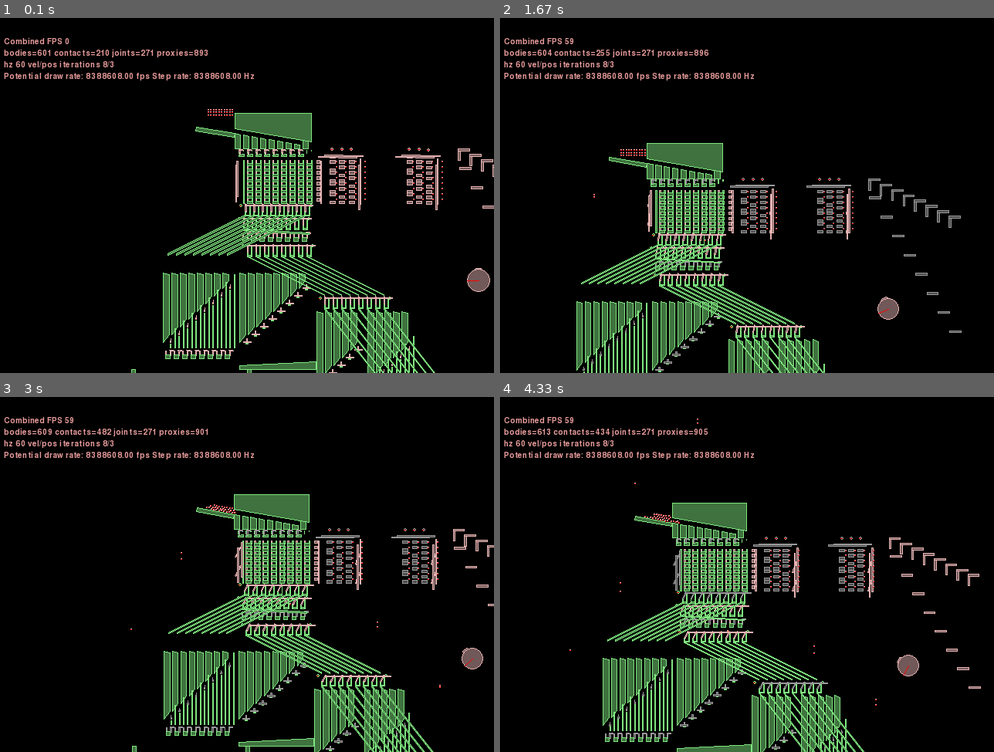
Above: before the commit, frames 1-4 (two rows, left to right).
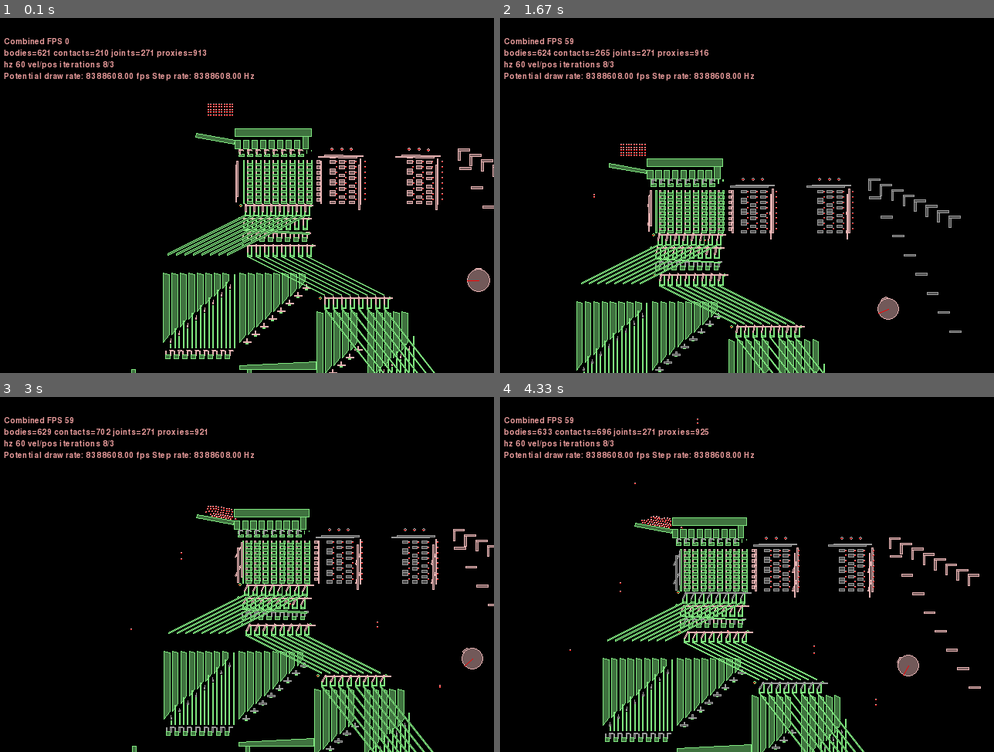
Above: after the commit, the same moments.

Repository: jmacarthur/box2d-ssem
Game: pygame game, started from main.py
Same seed, same stepped clock (60 frames per second), same inputs: the game is played once before the commit and once after it.
Inputs (mouse positions are in pixels of both pictures, inside the frame that each line leads up to):
- Up to frame 1 (0.1 s): no input
- Up to frame 2 (1.67 s): hold Right 0.33-0.8 s; move the mouse to (727, 202) at 0.37 s; hold Up 0.83-1.13 s; move the mouse to (747, 213) at 0.87 s; tap Space at 0.9, 1.23, 1.53 s; tap Z at 0.98 s; hold Right 1.17-1.63 s; move the mouse to (628, 191) at 1.2 s; tap X at 1.32 s
- Up to frame 3 (3 s): hold Left 1.67-2.2 s; move the mouse to (296, 649) at 1.7 s; tap Space at 1.73, 2.03, 2.3, 2.63, 2.93 s; hold Down 2.23-2.53 s; move the mouse to (93, 652) at 2.27 s; tap Z at 2.38 s; hold Left 2.57-2.97 s; move the mouse to (429, 698) at 2.6 s; tap X at 2.72 s
- Up to frame 4 (4.33 s): hold Up 3-3.37 s; move the mouse to (806, 599) at 3.03 s; tap Space at 3.07, 3.47, 3.77, 4.13 s; hold Right 3.4-4.03 s; move the mouse to (756, 443) at 3.43 s; tap Z at 3.55 s; hold Down from 4.07 s (still down); move the mouse to (628, 492) at 4.1 s; tap X at 4.22 s

The runs differ from the first frame. In frame 1, 1.4% of the frame differs, in the area x 8-64%, y 8-36%; in frame 2, 1.3%; in frame 3, 1.5%; in frame 4, 1.6%, in the area x 8-50%, y 8-39%.

Commit message:
Redesign of injector

Diff:
--- a/main.py
+++ b/main.py
@@ -22,6 +22,8 @@
 
 # Circle example
 #shape=circleShape(radius=6.35,pos=(0,10)),
+
+bb_diameter = 6.35
 
 selector_rods = 3
 memory_rows = 1<<selector_rods
@@ -209,12 +211,14 @@
 
         intake_vertices = [ (0,0), (100,0), (100,10), (0,10) ]
         intake_vertices = rotate_polygon(intake_vertices, -180 - 10)
-        intake_vertices = self.translate_points(intake_vertices, xpos, ypos+72)
+        intake_vertices = self.translate_points(intake_vertices, xpos, ypos+55)
         self.add_static_polygon(intake_vertices)
 
 
         for c in range(0,8):
-            divider_vertices = [ (0,0), (pitch-7,0), (pitch-7,height-c*pitch*math.sin(intake_angle)-(pitch-7)*math.sin(intake_angle)), (0,height-c*pitch*math.sin(intake_angle)) ]
+            divider_height = 23
+            height2 =        23
+            divider_vertices = [ (0,0), (pitch-7,0), (pitch-7,divider_height), (0,height2) ]
             divider_vertices = self.translate_points(divider_vertices, xpos+c*pitch, ypos+pitch+10)
             self.add_static_polygon(divider_vertices)
 
@@ -239,8 +243,10 @@
             # Thing that stops all the ball bearings rolling over the one in the crank
             self.add_static_polygon([(22,-6), (23,-6), (23,-3), (22,-3)], xpos+c*pitch, ypos+pitch+10)
 
-        self.add_static_polygon([ (0,0), (9*pitch,-9*pitch*math.sin(intake_angle)), (9*pitch,height), (0,height) ],
-                             xpos, ypos+height+45)
+        # roof
+        roof_height=-20
+        self.add_static_polygon([ (0,roof_height), (9*pitch,roof_height), (9*pitch,0), (0,0) ],
+                                xpos, ypos+height+45)
 
         # End stop on the right
 
@@ -519,7 +525,7 @@
         groundBox = makeBox(-20,-500,1,1)
         groundBody = self.world.CreateStaticBody(shapes=groundBox)
 
-        for r in range(0,3):
+        for r in range(0,5):
             for i in range(0,10):
                 test_data = self.add_ball_bearing(-100+7*i,230+7*r,0)
 
